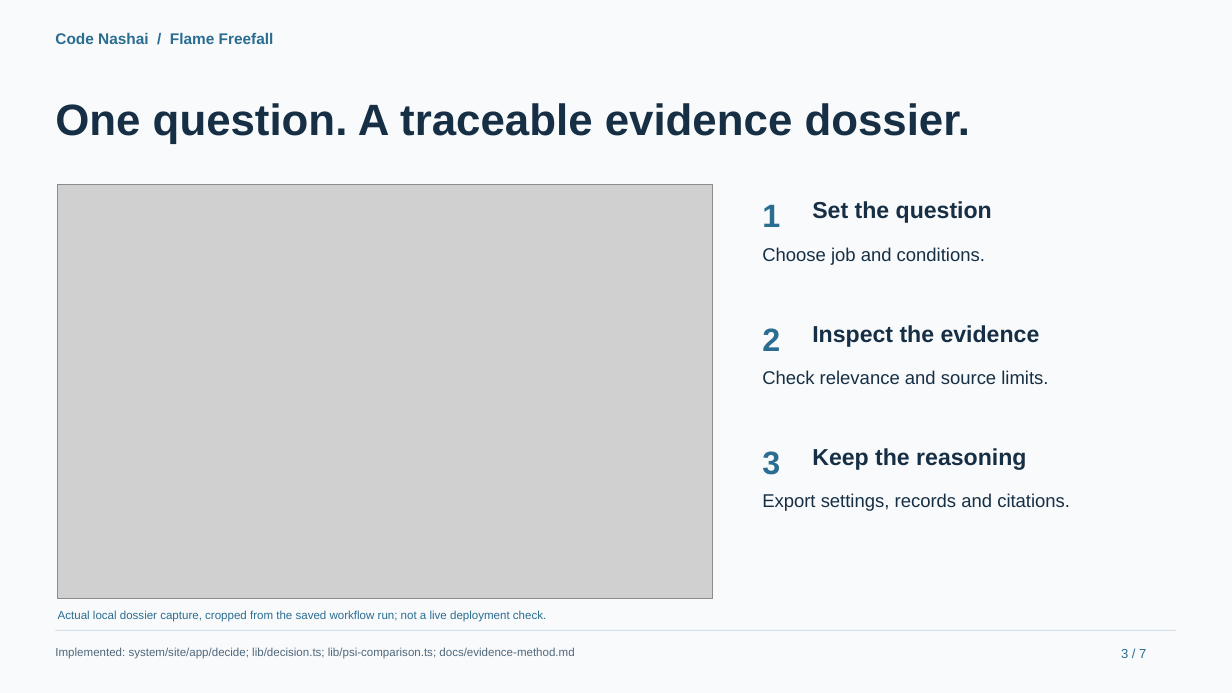
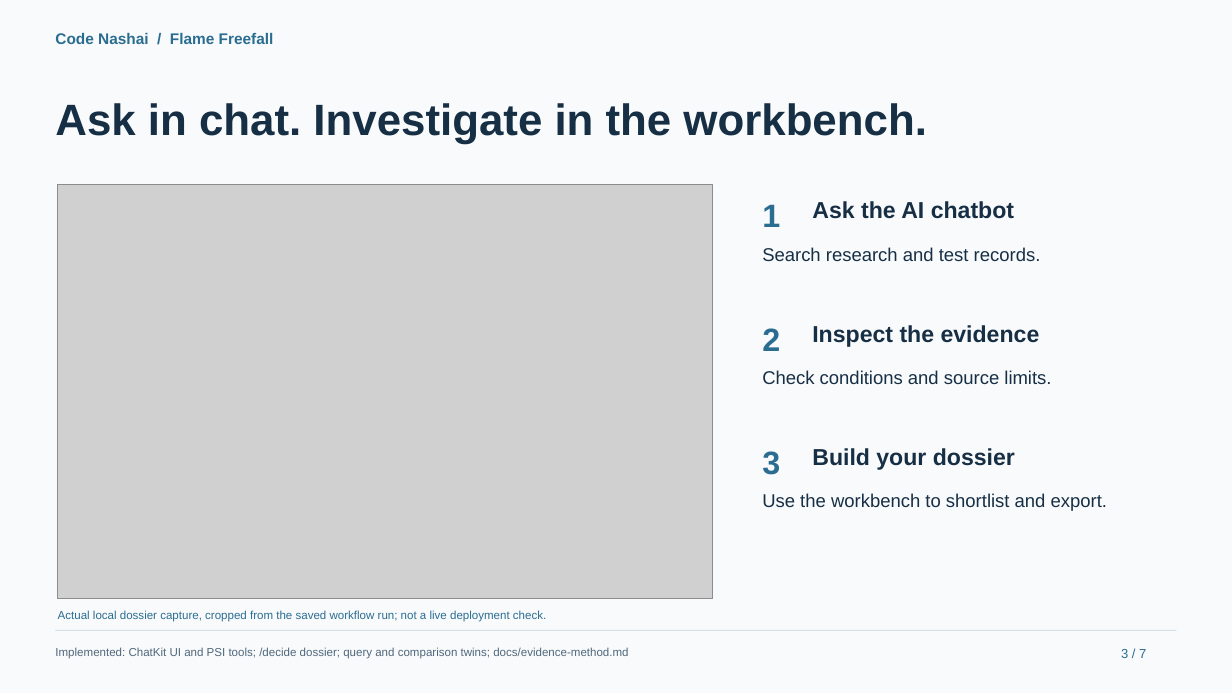
Before and after one commit to marjan-ahmed/flame-freefall, a slide deck: slide 3 of docs/presentation/flame-freefall-pitch.pptx. Drawn at 1232x693 pixels with LibreOffice and Linux fonts; fonts in the diff are those of the drawing; grey boxes stand for pictures. Boxes give left, top, right and bottom in pixels: in the first picture for what was removed or moved away, otherwise in the second. Text is boxed around its words. In the diff, an @@ line names an element or a change of style, - is before the commit and + after.

Commit message:
Center pitch on AI research chatbot and refine presentation

```diff
--- a/docs/presentation/flame-freefall-pitch.pptx
+++ b/docs/presentation/flame-freefall-pitch.pptx
@@ text at (55, 103, 926, 144): text changed @@
-One question. A traceable evidence dossier.
+Ask in chat. Investigate in the workbench.
@@ text at (812, 201, 1014, 219): text changed @@
-Set the question
+Ask the AI chatbot
@@ text at (762, 247, 1041, 261): text changed @@
-Choose job and conditions.
+Search research and test records.
@@ text at (762, 370, 1051, 384): text changed @@
-Check relevance and source limits.
+Check conditions and source limits.
@@ text at (812, 448, 1015, 470): text changed @@
-Keep the reasoning
+Build your dossier
@@ text at (762, 493, 1107, 511): text changed @@
-Export settings, records and citations.
+Use the workbench to shortlist and export.
@@ text at (55, 648, 628, 659): text changed @@
-Implemented: system/site/app/decide; lib/decision.ts; lib/psi-comparison.ts; docs/evidence-method.md
+Implemented: ChatKit UI and PSI tools; /decide dossier; query and comparison twins; docs/evidence-method.md
```
Also in this commit, not shown: 5 other slides changed, 1 slide added, 1 slide removed, 12 other files.
